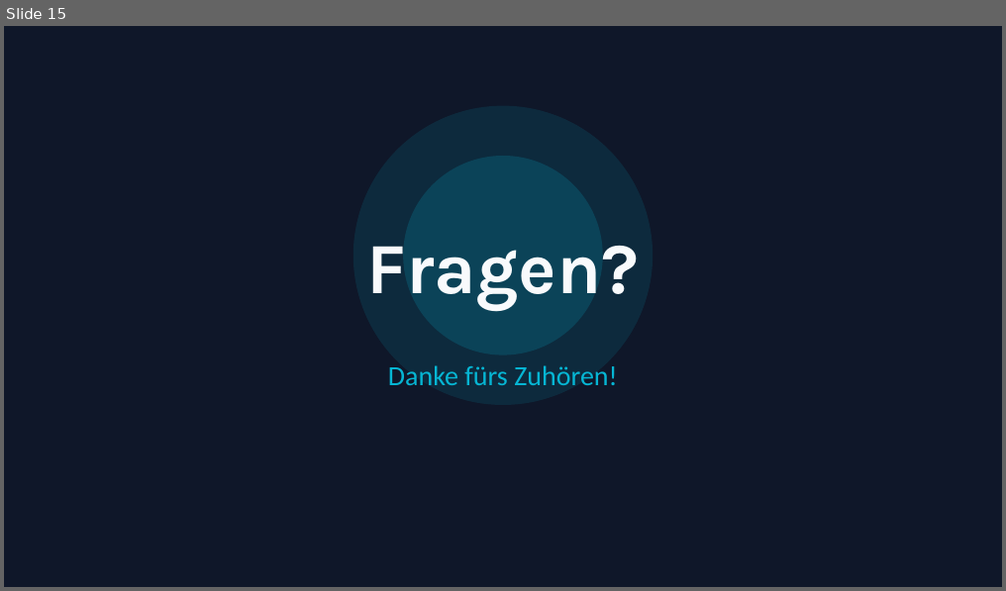
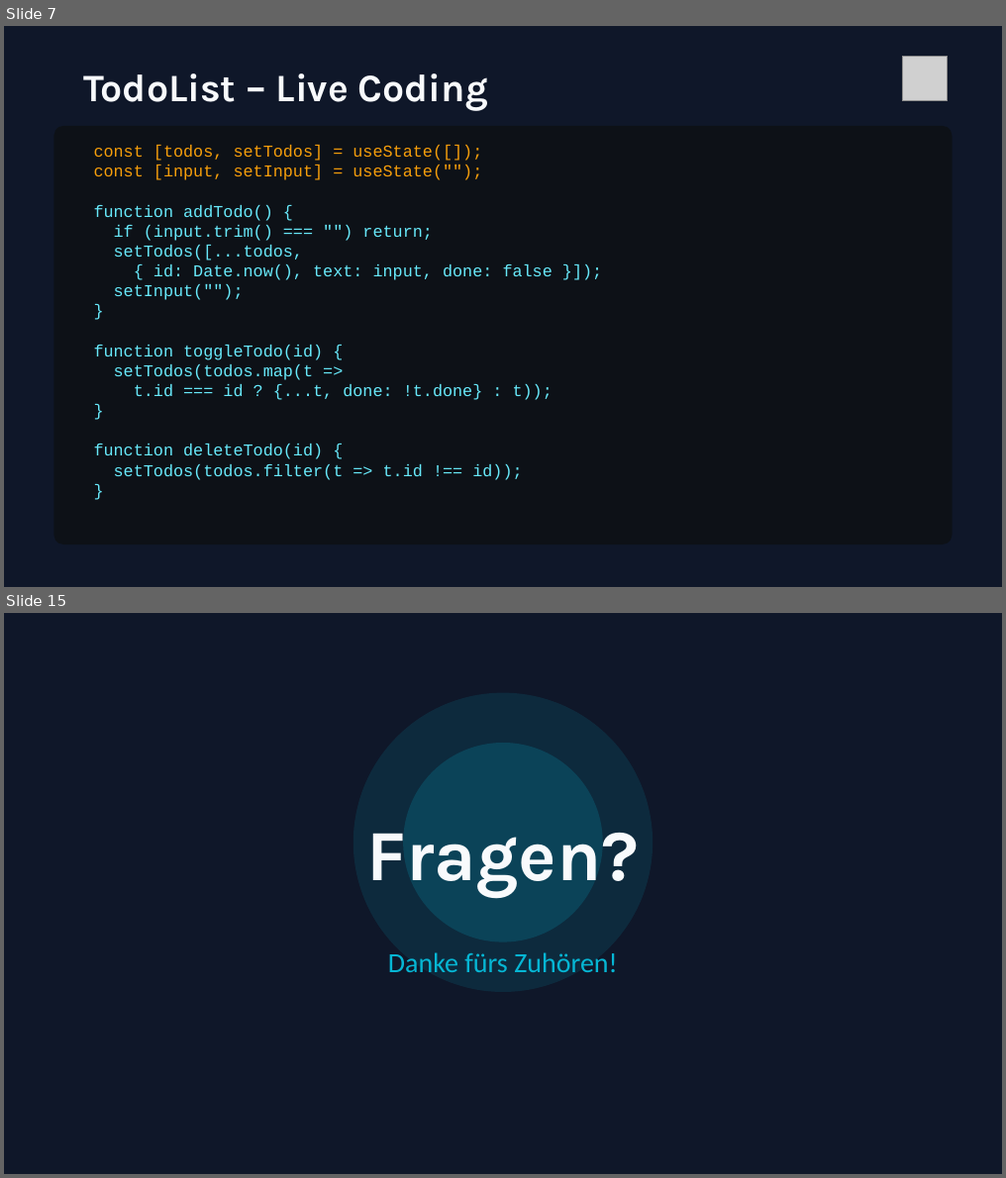
Before and after one commit to trungvt138/medieninformatik, a slide deck: WebProgramming/6.Termin/state-management-react.pptx. Shown one above the other, each under a label of ours: slide 15 before the commit, slides 7 and 15 after it; the slides between them are not shown. The pictures are 1006x591 and 1006x1178 pixels, drawn with LibreOffice and Linux fonts; fonts in the diff are those of the drawing; grey boxes stand for pictures. Boxes give left, top, right and bottom in pixels: in the first picture for what was removed or moved away, otherwise in the second. Text is boxed around its words. In the diff, an @@ line names an element or a change of style, - is before the commit and + after.

```diff
--- a/WebProgramming/6.Termin/state-management-react.pptx
+++ b/WebProgramming/6.Termin/state-management-react.pptx
@@ slide 7 added at (x1=4, y1=26, x2=1002, y2=587), background #0F1729 @@
@@ text added at (x1=84, y1=74, x2=488, y2=111), 28 pt, text #F8FAFC, bold @@
+TodoList – Live Coding
@@ picture added at (x1=902, y1=56, x2=947, y2=101) @@
@@ rounded rectangle added at (x1=54, y1=126, x2=952, y2=545), fill #0D1117 @@
@@ text added at (x1=94, y1=145, x2=552, y2=480), 12 pt, text #67E8F9 @@
+const [todos, setTodos] = useState([]);
+const [input, setInput] = useState("");
+function addTodo() {
+if (input.trim() === "") return;
+setTodos([...todos,
+{ id: Date.now(), text: input, done: false }]);
+setInput("");
+}
+function toggleTodo(id) {
+setTodos(todos.map(t =>
+t.id === id ? {...t, done: !t.done} : t));
+}
+function deleteTodo(id) {
+setTodos(todos.filter(t => t.id !== id));
+}
```
Also in this commit, not shown: 5 slides changed, 8 other slides added, 9 slides removed, 5 other files.
